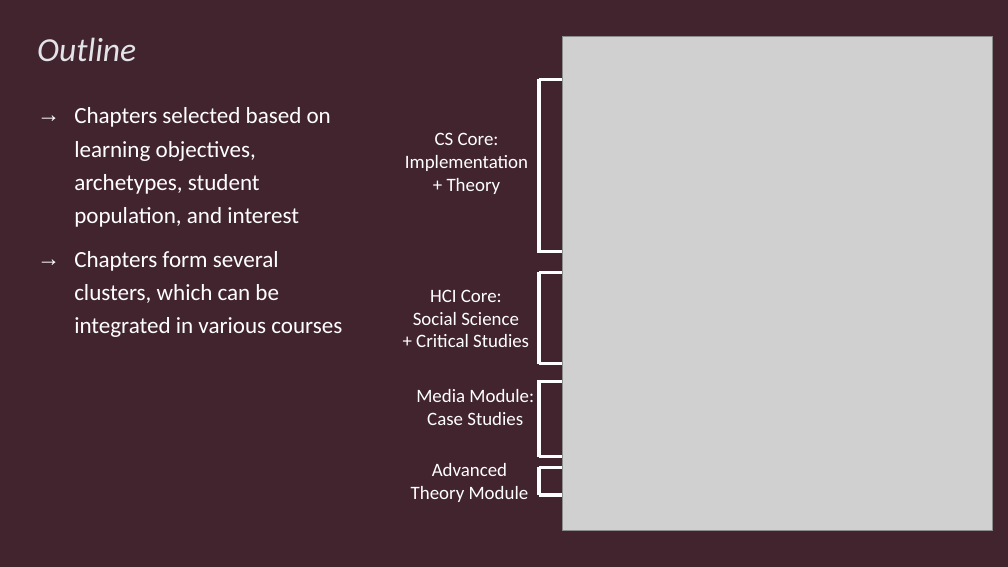
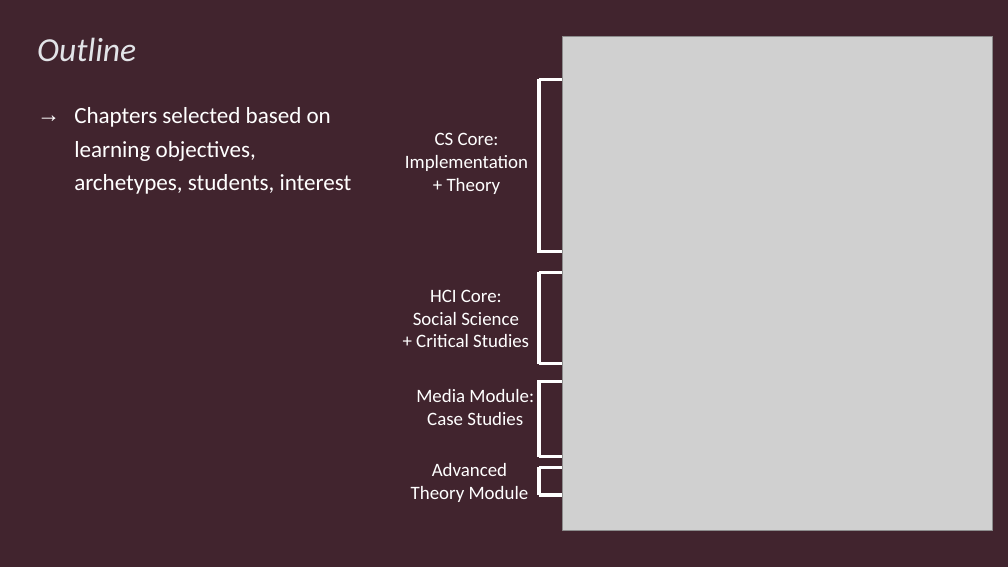
Before and after one commit to rbohrer/pl-course, a slide deck: slide 7 of LectureSlides/SPLASHE23.pptx (slide 10 before the commit). Drawn at 1008x567 pixels with LibreOffice and Linux fonts; fonts in the diff are those of the drawing; grey boxes stand for pictures. Boxes give left, top, right and bottom in pixels: in the first picture for what was removed or moved away, otherwise in the second. Text is boxed around its words. In the diff, an @@ line names an element or a change of style, - is before the commit and + after.

```diff
--- a/LectureSlides/SPLASHE23.pptx
+++ b/LectureSlides/SPLASHE23.pptx
@@ text at box(74, 107, 352, 194): text changed @@
-→ Chapters selected based on learning objectives, archetypes, student population, and interest
-→ Chapters form several clusters, which can be integrated in various courses
+→ Chapters selected based on learning objectives, archetypes, students, interest
```
Also in this commit, not shown: 12 other slides changed, 2 slides added, 6 slides removed, 2 other files.
